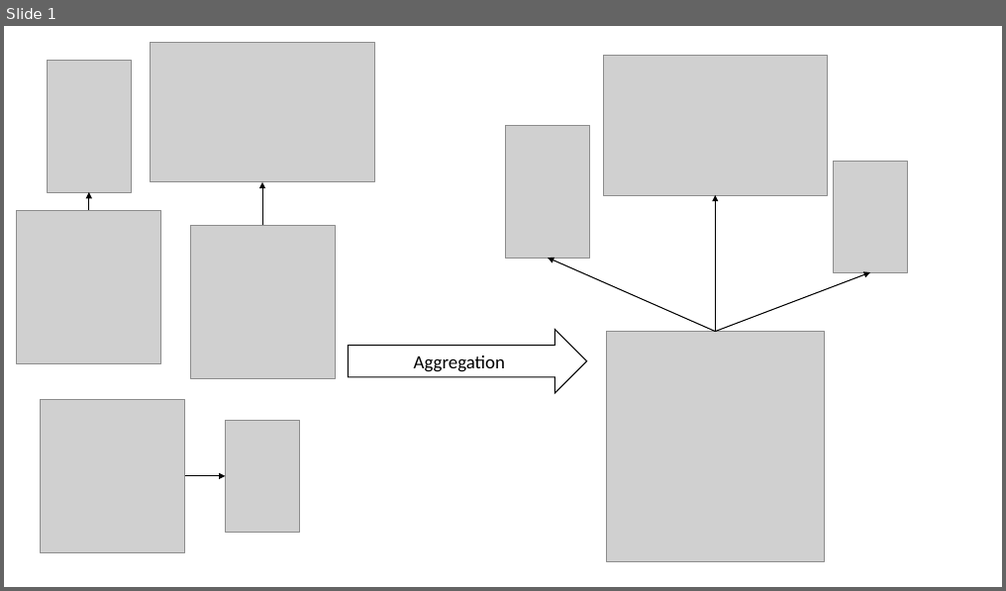
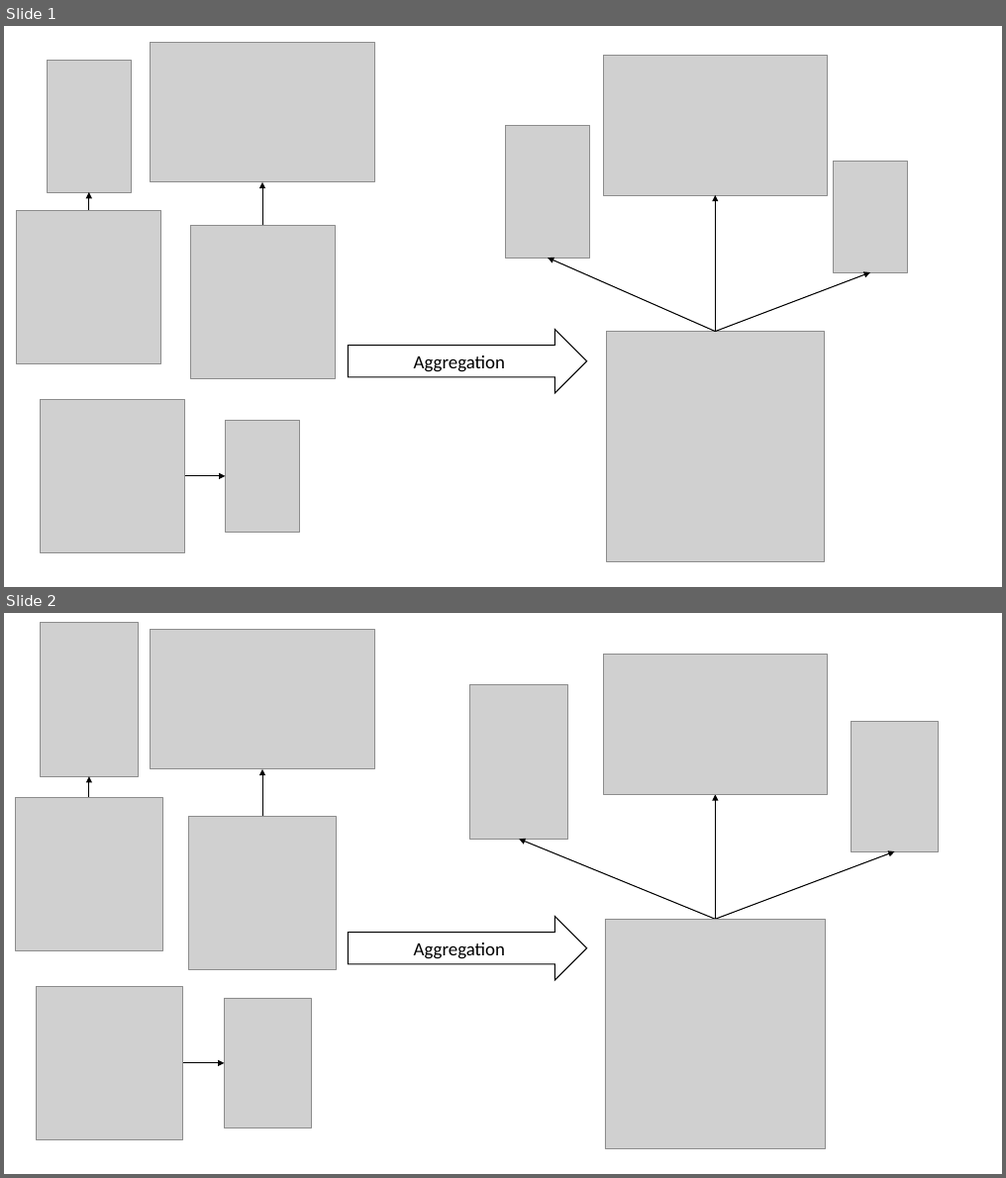
Before and after one commit to mhusm/XDTools, a slide deck: Report/images/Presentation2.pptx. Shown one above the other, each under a label of ours: slide 1 before the commit, slides 1 and 2 after it. The pictures are 1006x591 and 1006x1178 pixels, drawn with LibreOffice and Linux fonts; fonts in the diff are those of the drawing; grey boxes stand for pictures. Boxes give left, top, right and bottom in pixels: in the first picture for what was removed or moved away, otherwise in the second. Text is boxed around its words. In the diff, an @@ line names an element or a change of style, - is before the commit and + after.

```diff
--- a/Report/images/Presentation2.pptx
+++ b/Report/images/Presentation2.pptx
@@ slide 2 added at [4,613,1002,1174], background #FFFFFF @@
@@ picture added at [40,622,138,777] @@
@@ picture added at [150,630,374,769] @@
@@ picture added at [603,655,828,794] @@
@@ picture added at [469,684,567,839] @@
@@ picture added at [851,722,939,852] @@
@@ arrow added from (89, 797) to (89, 777), #000000 1 pt @@
@@ arrow added from (262, 817) to (262, 769), #000000 1 pt @@
@@ picture added at [16,797,162,951] @@
@@ picture added at [189,817,336,970] @@
@@ arrow added from (715, 919) to (715, 795), #000000 1 pt @@
@@ arrow added from (715, 919) to (519, 839), #000000 1 pt @@
@@ arrow added from (715, 919) to (895, 852), #000000 1 pt @@
@@ right arrow added at [349,916,587,980], fill #FFFFFF, outline #000000 1 pt, 18 pt, text #000000 @@
+Aggregation
@@ picture added at [605,919,826,1150] @@
@@ picture added at [36,986,182,1140] @@
@@ picture added at [224,998,311,1129] @@
@@ arrow added from (183, 1063) to (224, 1063), #000000 1 pt @@
```
Also in this commit, not shown: 19 other files.
